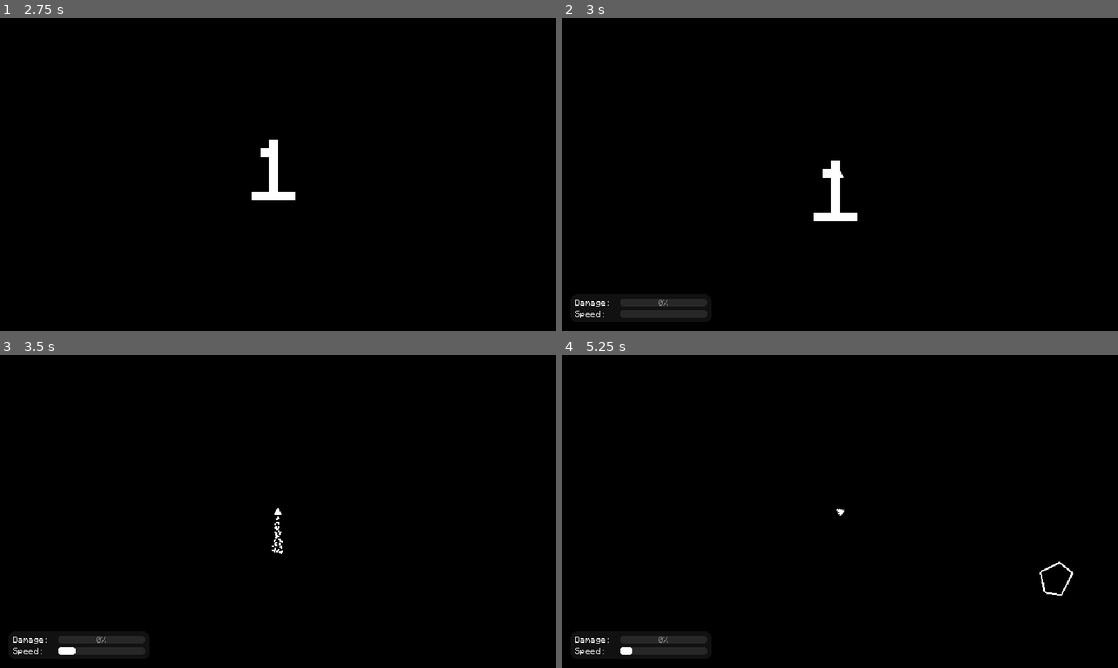
Above: before the commit, frames 1-4 (two rows, left to right).
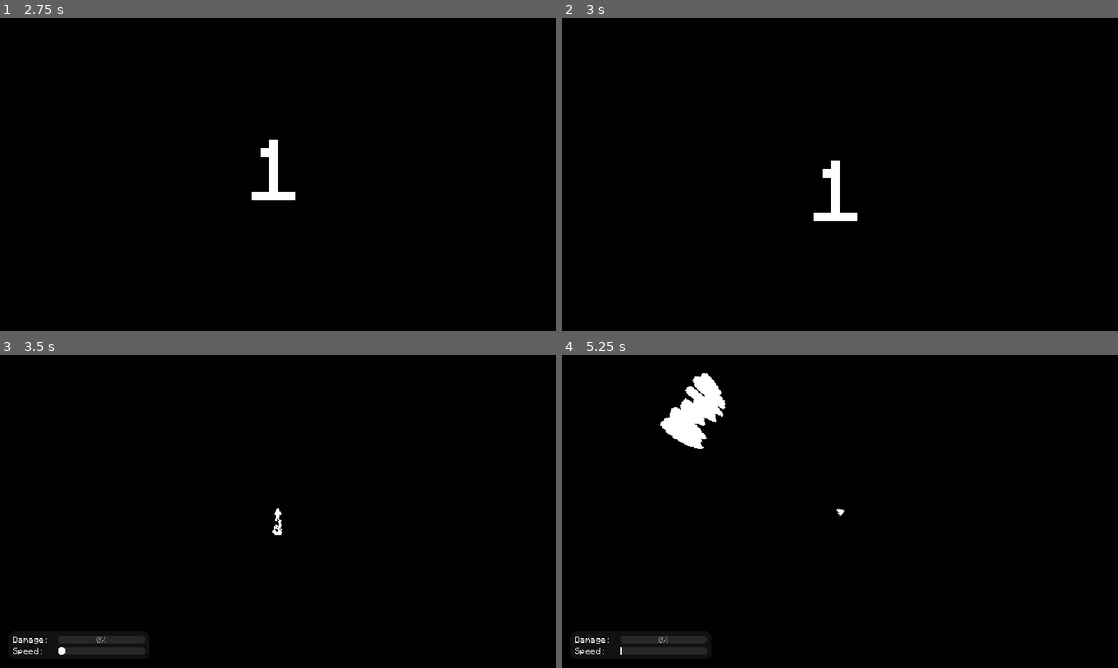
Above: after the commit, the same moments.

Repository: anton2026gamca/avoider
Game: Godot game, scene res://world/main/main.tscn
Two runs of this game, one before a commit and one after it. Both use one fixed random seed, a clock stepped at 60 frames per second and the inputs below.
Inputs:
- Up to frame 1 (2.75 s): hold D (move_right) 0.53-1.28 s; tap Space (shoot, bound only after the commit) at 0.6, 1.35, 2.1 s; hold S (move_down) 1.28-2.03 s; hold D (move_right) from 2.03 s (still down)
- Up to frame 2 (3 s): tap Enter at 2.75 s; release D (move_right) at 2.78 s; hold W (move_up) from 2.78 s (still down); tap Space (shoot, bound only after the commit) at 2.85 s
- Up to frame 3 (3.5 s): keep holding W (move_up)
- Up to frame 4 (5.25 s): release W (move_up) at 3.53 s; hold A (move_left) 3.53-5.03 s; tap Space (shoot, bound only after the commit) at 3.6, 4.25, 4.35, 5.1 s; hold S (move_down) from 5.03 s (still down)

Frame 1 is identical in both runs. In frame 2, 0.8% of the frame differs, in the area x 2-51%, y 48-96%; in frame 3, 0.1%; in frame 4, 1.6%, in the area x 10-92%, y 5-96%.

Commit message:
Add shooting

Diff:
--- a/src/project.godot
+++ b/src/project.godot
@@ -49,6 +49,16 @@
 "events": [Object(InputEventKey,"resource_local_to_scene":false,"resource_name":"","device":-1,"window_id":0,"alt_press …(192 unchanged characters)…
 ]
 }
+shoot={
+"deadzone": 0.2,
+"events": [Object(InputEventKey,"resource_local_to_scene":false,"resource_name":"","device":-1,"window_id":0,"alt_pressed":false,"shift_pressed":false,"ctrl_pressed":false,"meta_pressed":false,"pressed":false,"keycode":0,"physical_keycode":32,"key_label":0,"unicode":32,"location":0,"echo":false,"script":null)
+]
+}
+
+[layer_names]
+
+2d_physics/layer_1="Player"
+2d_physics/layer_2="Meteoroids"
 
 [rendering]
 
--- a/src/world/main/camera.gd
+++ b/src/world/main/camera.gd
@@ -5,6 +5,6 @@
 @export var player: Player
 
 
-func _process(delta: float) -> void:
+func _process(_delta: float) -> void:
 	position = player.position
 	rotation = player.rotation
--- a/src/world/main/main.gd
+++ b/src/world/main/main.gd
@@ -3,11 +3,11 @@
 
 
 @export var meteoroid_scene: PackedScene
-@export var spawn_interval: float = 0.1  # Time between spawns in seconds
-@export var spawn_distance: float = 600.0  # Distance from player to spawn meteoroids
-@export var min_velocity: float = 25.0  # Minimum initial velocity
-@export var max_velocity: float = 100.0  # Maximum initial velocity
-@export var max_meteoroids: int = 50  # Maximum number of meteoroids at once
+@export var spawn_interval: float = 0.1
+@export var spawn_distance: float = 600.0
+@export var min_velocity: float = 25.0
+@export var max_velocity: float = 100.0
+@export var max_meteoroids: int = 50
 
 @onready var world: Node2D = $World
 @onready var player: Player = $World/Player
--- a/src/world/main/main.tscn
+++ b/src/world/main/main.tscn
@@ -126,7 +126,7 @@
 tracks/9/interp = 1
 tracks/9/loop_wrap = true
 tracks/9/keys = {
-"times": PackedFloat32Array(3),
+"times": PackedFloat32Array(3.3),
 "transitions": PackedFloat32Array(1),
 "values": [{
 "args": [],
--- a/src/world/meteoroid/meteoroid.gd
+++ b/src/world/meteoroid/meteoroid.gd
@@ -20,6 +20,8 @@
 	for line: Line2D in lines:
 		var tween: Tween = get_tree().create_tween()
 		tween.tween_property(line, "position", line.position + Vector2(randi_range(-75, 75), randi_range(-75, 75)), 0.5)
+		tween.set_parallel()
+		tween.tween_property(line, "rotation", line.rotation + deg_to_rad(randf_range(-90, 90)), 0.5)
 	await get_tree().create_timer(0.5, false).timeout
 	get_parent().remove_child(self)
 	queue_free()
--- /dev/null
+++ b/src/world/player/bullet/bullet.gd
@@ -0,0 +1,24 @@
+extends Area2D
+class_name Bullet
+
+
+@export var velocity: Vector2 = Vector2.ZERO
+
+@onready var cpu_particles_2d: GPUParticles2D = $CPUParticles2D
+
+
+func _ready() -> void:
+	cpu_particles_2d.restart()
+	cpu_particles_2d.finished.connect(destroy)
+
+func _process(delta: float) -> void:
+	position += velocity * delta
+
+
+func destroy() -> void:
+	get_parent().remove_child(self)
+	queue_free()
+
+func _on_body_entered(body: Node2D) -> void:
+	if body is Meteoroid:
+		body.destroy()
--- /dev/null
+++ b/src/world/player/bullet/bullet.tscn
@@ -0,0 +1,35 @@
+[gd_scene load_steps=4 format=3 uid="uid://d1drlfsis6y0g"]
+
+[ext_resource type="Script" uid="uid://d4d5gjghmulyq" path="res://world/player/bullet/bullet.gd" id="1_fmsnv"]
+[ext_resource type="Texture2D" uid="uid://cdyjvbq23mq50" path="res://world/player/bullet.png" id="2_6ncfw"]
+
+[sub_resource type="ParticleProcessMaterial" id="ParticleProcessMaterial_vju8f"]
+particle_flag_align_y = true
+particle_flag_disable_z = true
+direction = Vector3(0, -1, 0)
+spread = 10.0
+initial_velocity_min = 2000.0
+initial_velocity_max = 2000.0
+gravity = Vector3(0, 98, 0)
+linear_accel_min = -5000.0
+linear_accel_max = -5000.0
+
+[node name="Bullet" type="Area2D"]
+collision_layer = 0
+collision_mask = 2
+script = ExtResource("1_fmsnv")
+
+[node name="CollisionPolygon2D" type="CollisionPolygon2D" parent="."]
+polygon = PackedVector2Array(0, 0, -57, -300, 0, -317, 57, -300)
+
+[node name="CPUParticles2D" type="GPUParticles2D" parent="."]
+emitting = false
+amount = 32
+texture = ExtResource("2_6ncfw")
+lifetime = 0.2
+one_shot = true
+explosiveness = 0.9
+local_coords = true
+process_material = SubResource("ParticleProcessMaterial_vju8f")
+
+[connection signal="body_entered" from="." to="." method="_on_body_entered"]
--- a/src/world/player/player.gd
+++ b/src/world/player/player.gd
@@ -2,18 +2,23 @@
 class_name Player
 
 
+@export_group("Movement")
 @export var thrust: float = 400.0
 @export var slow_down_rate: float = 400.0
 @export var max_speed: float = 1000.0
 @export var rotation_speed: float = 3.0
 @export var collision_damping: float = 0.5
 @export var collision_push_force: float = 0.5
+@onready var acceleration_particles: CPUParticles2D = $AccelerationParticles
 
-@export_category("UI")
+@export_group("Shooting")
+@export var bullet_scene: PackedScene
+@onready var bullet_pivot: Node2D = $BulletPivot
+
+@export_group("UI")
 @export var damage_bar: ProgressBar
 @export var speed_bar: ProgressBar
 
-@onready var acceleration_particles: CPUParticles2D = $AccelerationParticles
 
 var damage: float = 0
 var speed: float = 0
@@ -24,6 +29,11 @@
 
 
 func _physics_process(delta: float) -> void:
+	handle_movement(delta)
+	if Input.is_action_just_pressed("shoot"):
+		shoot()
+
+func handle_movement(delta: float) -> void:
 	var turn_dir: float = 0
 	if Input.is_action_pressed("move_left"):
 		turn_dir -= 1
@@ -50,6 +60,16 @@
 	if collision_count > 0:
 		handle_collisions()
 
+func shoot() -> void:
+	var bullet: Node = bullet_scene.instantiate()
+	if bullet is Bullet:
+		bullet.velocity = velocity
+		bullet.global_position = bullet_pivot.global_position
+		bullet.rotation = rotation
+		get_parent().add_child(bullet)
+	else:
+		bullet.queue_free()
+
 func handle_collisions() -> void:
 	for i in range(get_slide_collision_count()):
 		var collision = get_slide_collision(i)
--- a/src/world/player/player.tscn
+++ b/src/world/player/player.tscn
@@ -1,12 +1,14 @@
-[gd_scene load_steps=3 format=3 uid="uid://dy7qgl651lmer"]
+[gd_scene load_steps=4 format=3 uid="uid://dy7qgl651lmer"]
 
 [ext_resource type="Script" uid="uid://cvmlx5faegs8m" path="res://world/player/player.gd" id="1_4flbx"]
+[ext_resource type="PackedScene" uid="uid://d1drlfsis6y0g" path="res://world/player/bullet/bullet.tscn" id="2_cvtd2"]
 [ext_resource type="Texture2D" uid="uid://b8t4tycl746tw" path="res://world/player/player.png" id="2_onrkg"]
 
 [node name="Player" type="CharacterBody2D"]
 collision_mask = 3
 motion_mode = 1
 script = ExtResource("1_4flbx")
+bullet_scene = ExtResource("2_cvtd2")
 metadata/_custom_type_script = "uid://cvmlx5faegs8m"
 
 [node name="CollisionPolygon2D" type="CollisionPolygon2D" parent="."]
@@ -29,3 +31,6 @@
 
 [node name="Sprite2D" type="Sprite2D" parent="."]
 texture = ExtResource("2_onrkg")
+
+[node name="BulletPivot" type="Node2D" parent="."]
+position = Vector2(0, -4)
Binary file added: src/world/player/bullet.png
Not shown, added: src/world/player/bullet.png.import
Not shown, added: src/world/player/bullet/bullet.gd.uid
